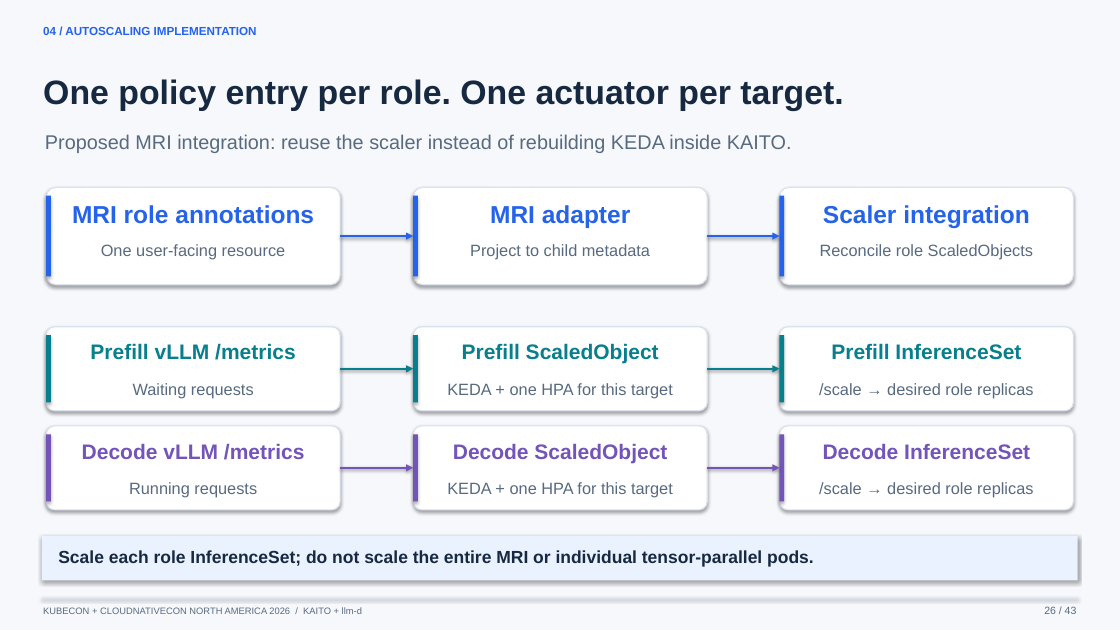
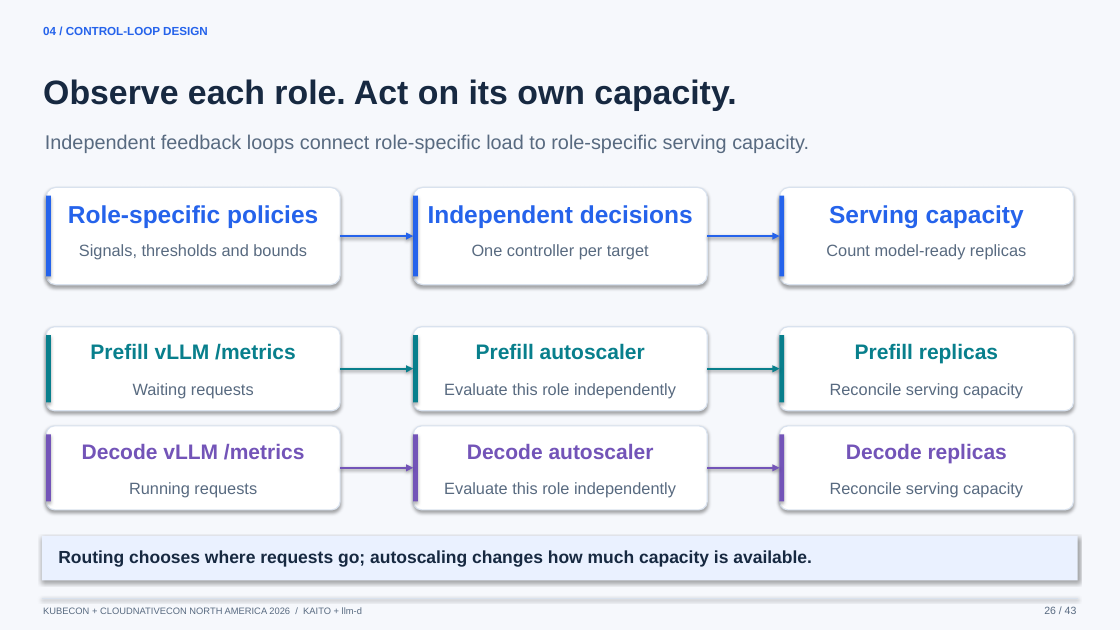
Before and after one commit to andyzhangx/demo, a slide deck: slide 26 of llm/kubecon-na-2026-pd-disaggregation.pptx. Drawn at 1120x630 pixels with LibreOffice and Linux fonts; fonts in the diff are those of the drawing. Boxes give left, top, right and bottom in pixels: in the first picture for what was removed or moved away, otherwise in the second. Text is boxed around its words. In the diff, an @@ line names an element or a change of style, - is before the commit and + after.

Commit message:
slides: focus P/D autoscaling on public concepts and policies

```diff
--- a/llm/kubecon-na-2026-pd-disaggregation.pptx
+++ b/llm/kubecon-na-2026-pd-disaggregation.pptx
@@ text at <box>43,27,208,35</box>: text changed @@
-04 / AUTOSCALING IMPLEMENTATION
+04 / CONTROL-LOOP DESIGN
@@ text at <box>43,79,736,111</box>: text changed @@
-One policy entry per role. One actuator per target.
+Observe each role. Act on its own capacity.
@@ text at <box>45,134,809,153</box>: text changed @@
-Proposed MRI integration: reuse the scaler instead of rebuilding KEDA inside KAITO.
+Independent feedback loops connect role-specific load to role-specific serving capacity.
@@ text at <box>68,205,318,228</box>: text changed @@
-MRI role annotations
+Role-specific policies
@@ text at <box>428,205,693,228</box>: text changed @@
-MRI adapter
+Independent decisions
@@ text at <box>829,205,1024,228</box>: text changed @@
-Scaler integration
+Serving capacity
@@ text at <box>79,244,307,259</box>: text changed @@
-One user-facing resource
+Signals, thresholds and bounds
@@ text at <box>472,244,649,259</box>: text changed @@
-Project to child metadata
+One controller per target
@@ text at <box>826,244,1026,259</box>: text changed @@
-Reconcile role ScaledObjects
+Count model-ready replicas
@@ text at <box>476,343,645,360</box>: text changed @@
-Prefill ScaledObject
+Prefill autoscaler
@@ text at <box>855,343,998,364</box>: text changed @@
-Prefill InferenceSet
+Prefill replicas
@@ text at <box>444,383,676,399</box>: text changed @@
-KEDA + one HPA for this target
+Evaluate this role independently
@@ text at <box>830,383,1023,399</box>: text changed @@
-/scale → desired role replicas
+Reconcile serving capacity
@@ text at <box>467,444,654,459</box>: text changed @@
-Decode ScaledObject
+Decode autoscaler
@@ text at <box>846,444,1007,463</box>: text changed @@
-Decode InferenceSet
+Decode replicas
@@ text at <box>444,482,676,498</box>: text changed @@
-KEDA + one HPA for this target
+Evaluate this role independently
@@ text at <box>830,482,1023,498</box>: text changed @@
-/scale → desired role replicas
+Reconcile serving capacity
@@ text at <box>58,550,812,567</box>: text changed @@
-Scale each role InferenceSet; do not scale the entire MRI or individual tensor-parallel pods.
+Routing chooses where requests go; autoscaling changes how much capacity is available.
```
Also in this commit, not shown: 5 other slides changed, 1 slide added, 1 slide removed, 3 other files.
